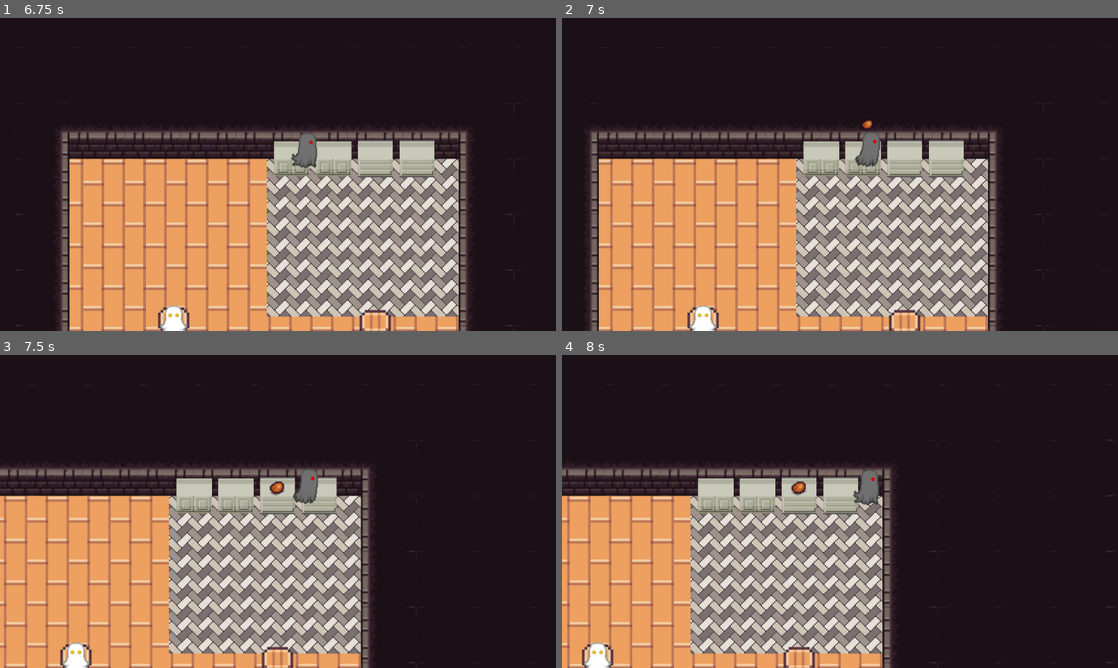
Above: before the commit, frames 1-4 (two rows, left to right).
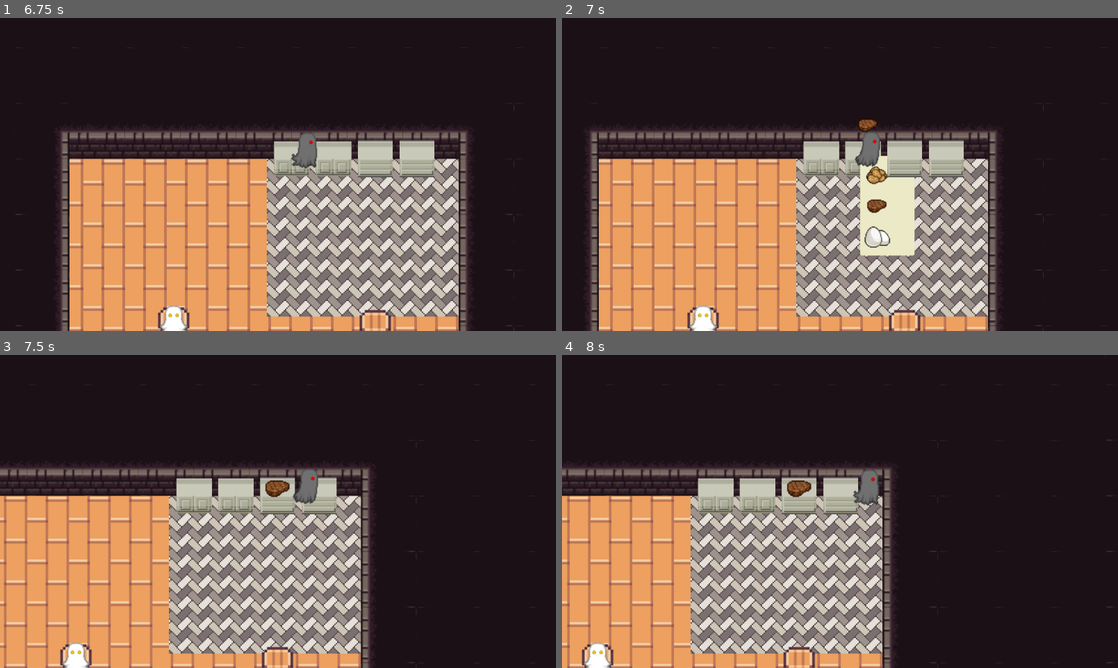
Above: after the commit, the same moments.

Repository: ikylios/GPC2022
Game: Godot game, scene res://scenes/Main.tscn
Two runs of this game, one before a commit and one after it. Both use one fixed random seed, a clock stepped at 60 frames per second and the inputs below.
Inputs:
- Up to frame 1 (6.75 s): tap Enter (ui_accept) at 0.5, 0.77, 1.52, 2, 3.02, 3.77, 4.52, 6.02 s; hold W (move_up) 0.53-2.03 s; tap E (interact) at 0.6, 1.35, 2.3, 2.85, 3.6, 4.55, 5.1, 5.85 s; hold A (move_left) 2.03-3.53 s; tap C (toss) at 2.1, 4.35, 6.6 s; hold S (move_down) 3.53-4.28 s; hold D (move_right) 4.28-5.03 s; hold W (move_up) 5.03-5.78 s; hold D (move_right) from 5.78 s (still down)
- Up to frame 2 (7 s): keep holding D (move_right); tap Enter (ui_accept) at 6.77 s; tap E (interact) at 6.8 s
- Up to frame 3 (7.5 s): keep holding D (move_right); tap E (interact) at 7.35 s
- Up to frame 4 (8 s): keep holding D (move_right); tap Enter (ui_accept) at 7.52 s

Frame 1 is identical in both runs. In frame 2, 2.4% of the frame differs, in the area x 53-64%, y 32-76%; in frame 3, 0.2%; in frame 4, 0.2%.

Commit message:
Basic menu opens when player interacts with ingredients box. Player can choose ingredient from the menu.

Diff:
--- a/src/scenes/characters/Player.gd
+++ b/src/scenes/characters/Player.gd
@@ -37,10 +37,11 @@
 	set_carried_item_sprite(item.path)
 
 func _on_Ingredient_box_interacted(item):
-	if !carried_item:
-		set_carried_item(item)
+	set_carried_item(item)
 
 func set_carried_item_sprite(path):
+	remove_child(carried_item_sprite)
+
 	carried_item_sprite = Sprite.new()
 	carried_item_sprite.set_texture(load(path))
 	add_child(carried_item_sprite)
--- a/src/scenes/furniture/Ingredients_box.gd
+++ b/src/scenes/furniture/Ingredients_box.gd
@@ -1,21 +1,53 @@
 extends "res://scenes/Interactable.gd"
 
 var ingredient_type = "Potato"
+var menu
+var path_dict = {}
 signal get_ingredient
-
 
 func _ready():
 	var player = get_parent().get_node("Player")
 	connect("get_ingredient", player, "_on_Ingredient_box_interacted")
-
+	init_ingredients_menu()
 
 func interact():
+	show_ingredients_menu()
+
+func _on_Interaction_area_body_exited(body):
+	._on_Interaction_area_body_exited(body)
+	$Ingredients_menu.hide()
+
+func init_ingredients_menu():
+	menu = $Ingredients_menu
 	var path = "res://assets/food/ingredients/"
+	var ingredients = ["Potato.png", "Steak.png", "Egg.png"]
 
-	match ingredient_type:
-		"Potato": path += "Potato.png"
-		"Steak": path = "Steak.png"
+	var index = 0
+	for item in ingredients:
+		var item_texture = load(path + item)
+		menu.add_icon_item(item_texture, "", index)
+		path_dict[index] = [path + item, item]
+		index += 1
 
-	print("path from source:", path)
+	print(path_dict)
+	menu.rect_position = position
+	menu.connect("id_pressed", self, "_on_id_pressed")
 
+func show_ingredients_menu():
+	$Ingredients_menu.popup()
+
+func _on_id_pressed(id):
+	var path = path_dict[id][0]
+	var file_name = path_dict[id][1]
+	var ingredient_type = get_ingredient_type_from_file_name(file_name)
+
+	print(path)
 	emit_signal("get_ingredient", {"path": path, "name": ingredient_type})
+
+func get_ingredient_type_from_file_name(file_name):
+	var ingredient_type
+	match file_name:
+		"Potato.png": ingredient_type = "Potato"
+		"Steak.png": ingredient_type = "Steak"
+		"Egg.png": ingredient_type = "Egg"
+	return ingredient_type
--- a/src/scenes/furniture/Ingredients_box.tscn
+++ b/src/scenes/furniture/Ingredients_box.tscn
@@ -1,10 +1,24 @@
-[gd_scene load_steps=4 format=2]
+[gd_scene load_steps=6 format=2]
 
 [ext_resource path="res://assets/furniture/kitchen_counter.png" type="Texture" id=1]
 [ext_resource path="res://scenes/furniture/Ingredients_box.gd" type="Script" id=2]
 
 [sub_resource type="RectangleShape2D" id=1]
 extents = Vector2( 19, 13.5 )
+
+[sub_resource type="StyleBoxFlat" id=5]
+bg_color = Color( 0.929412, 0.917647, 0.780392, 1 )
+corner_radius_top_left = 2
+corner_radius_top_right = 2
+corner_radius_bottom_right = 2
+corner_radius_bottom_left = 2
+expand_margin_left = 3.0
+expand_margin_right = 3.0
+expand_margin_top = 3.0
+expand_margin_bottom = 3.0
+
+[sub_resource type="Theme" id=2]
+PopupMenu/styles/panel = SubResource( 5 )
 
 [node name="Ingredients_box" type="Area2D"]
 script = ExtResource( 2 )
@@ -16,3 +30,8 @@
 [node name="CollisionShape2D" type="CollisionShape2D" parent="."]
 position = Vector2( 0, 20.5 )
 shape = SubResource( 1 )
+
+[node name="Ingredients_menu" type="PopupMenu" parent="."]
+margin_right = 20.0
+margin_bottom = 20.0
+theme = SubResource( 2 )
Binary file added: src/assets/food/ingredients/Egg.png
Not shown, added: src/assets/food/ingredients/Egg.png.import
Binary file changed: src/assets/food/ingredients/Potato.png
